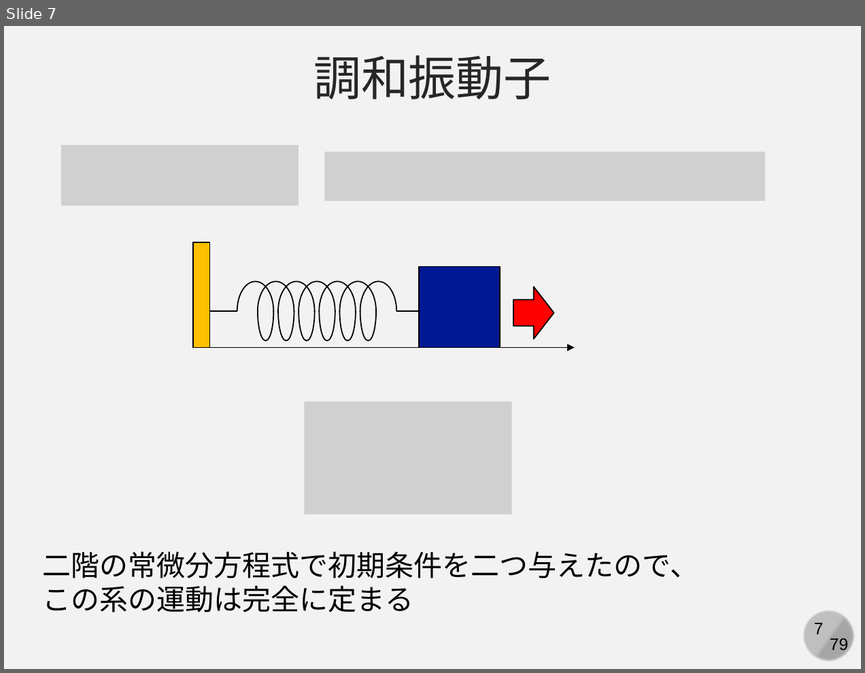
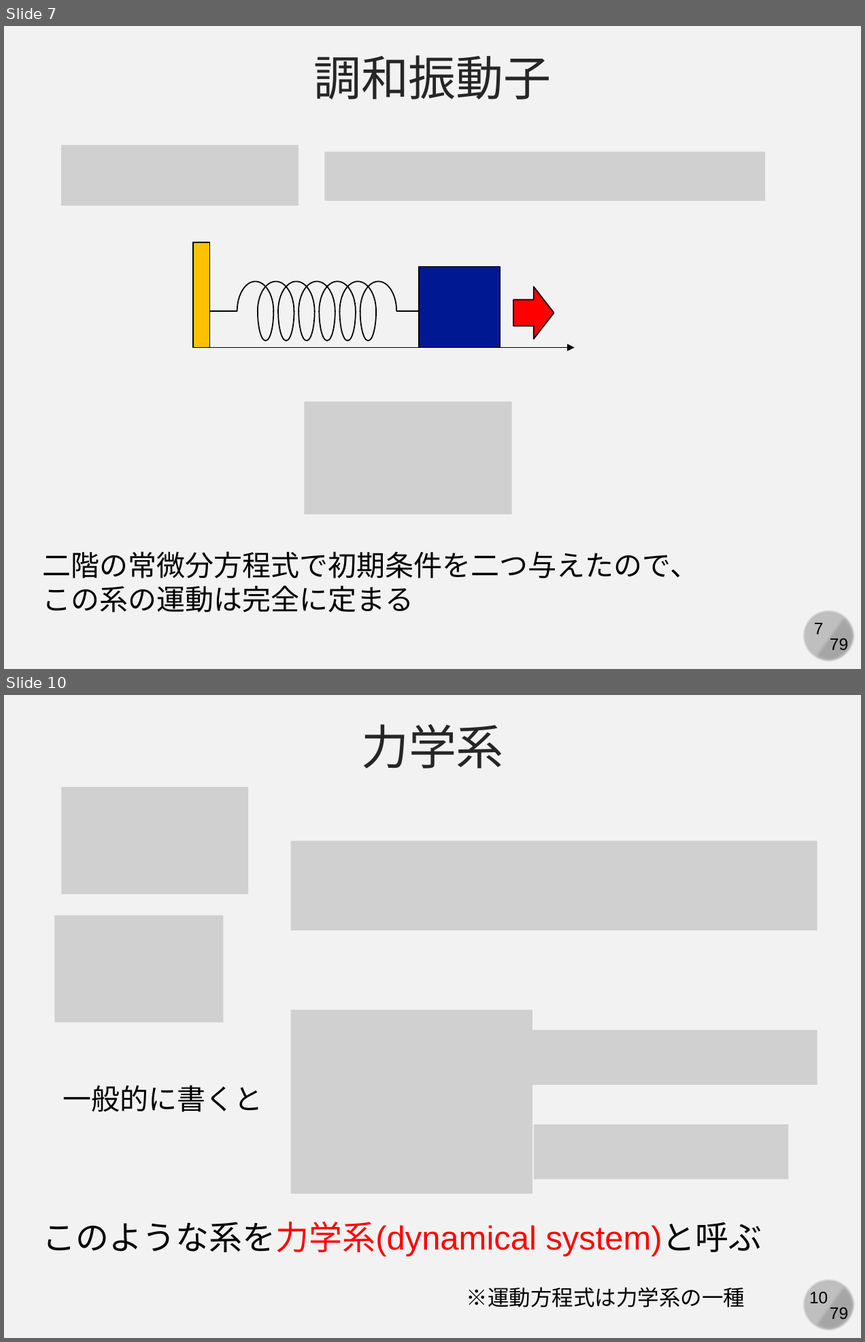
Before and after one commit to kaityo256/simulation_engineering, a slide deck: 05_md_basic/simulation05.pptx. Shown one above the other, each under a label of ours: slide 7 before the commit, slides 7 and 10 after it; the slides between them are not shown. The pictures are 865x673 and 865x1342 pixels, drawn with LibreOffice and Linux fonts; fonts in the diff are those of the drawing; grey boxes stand for pictures. Boxes give left, top, right and bottom in pixels: in the first picture for what was removed or moved away, otherwise in the second. Text is boxed around its words. In the diff, an @@ line names an element or a change of style, - is before the commit and + after.

```diff
--- a/05_md_basic/simulation05.pptx
+++ b/05_md_basic/simulation05.pptx
@@ slide 10 added at [4,695,861,1338], background #F2F2F2; not listed: 4 template elements that a slide beside it also shows @@
@@ text added at [361,724,504,768], 40 pt, text #262626 @@
+力学系
@@ picture added at [61,787,248,894] @@
@@ picture added at [291,841,817,930] @@
@@ picture added at [54,915,224,1022] @@
@@ picture added at [291,1009,532,1193] @@
@@ picture added at [527,1030,817,1085] @@
@@ text added at [63,1085,263,1112], 24 pt, text #000000 @@
+一般的に書くと
@@ picture added at [534,1124,788,1179] @@
@@ text added at [43,1221,762,1256], 28 pt, text #FF0000 @@
+このような系を力学系(dynamical system)と呼ぶ
@@ text added at [466,1287,745,1307], 18 pt, text #000000 @@
+※運動方程式は力学系の一種
```
Also in this commit, not shown: 1 slide changed, 4 other slides added, 1 other file.
